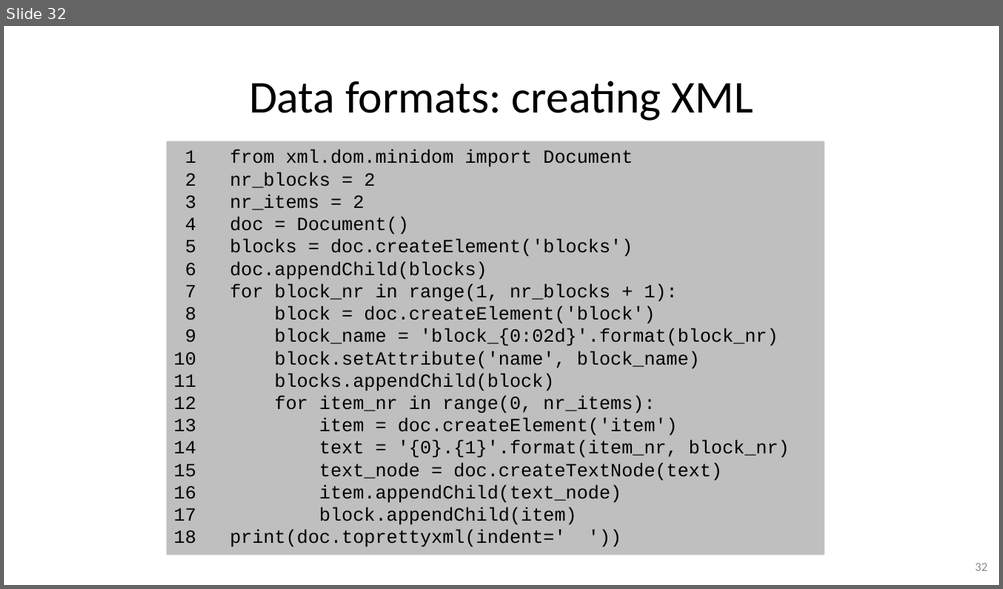
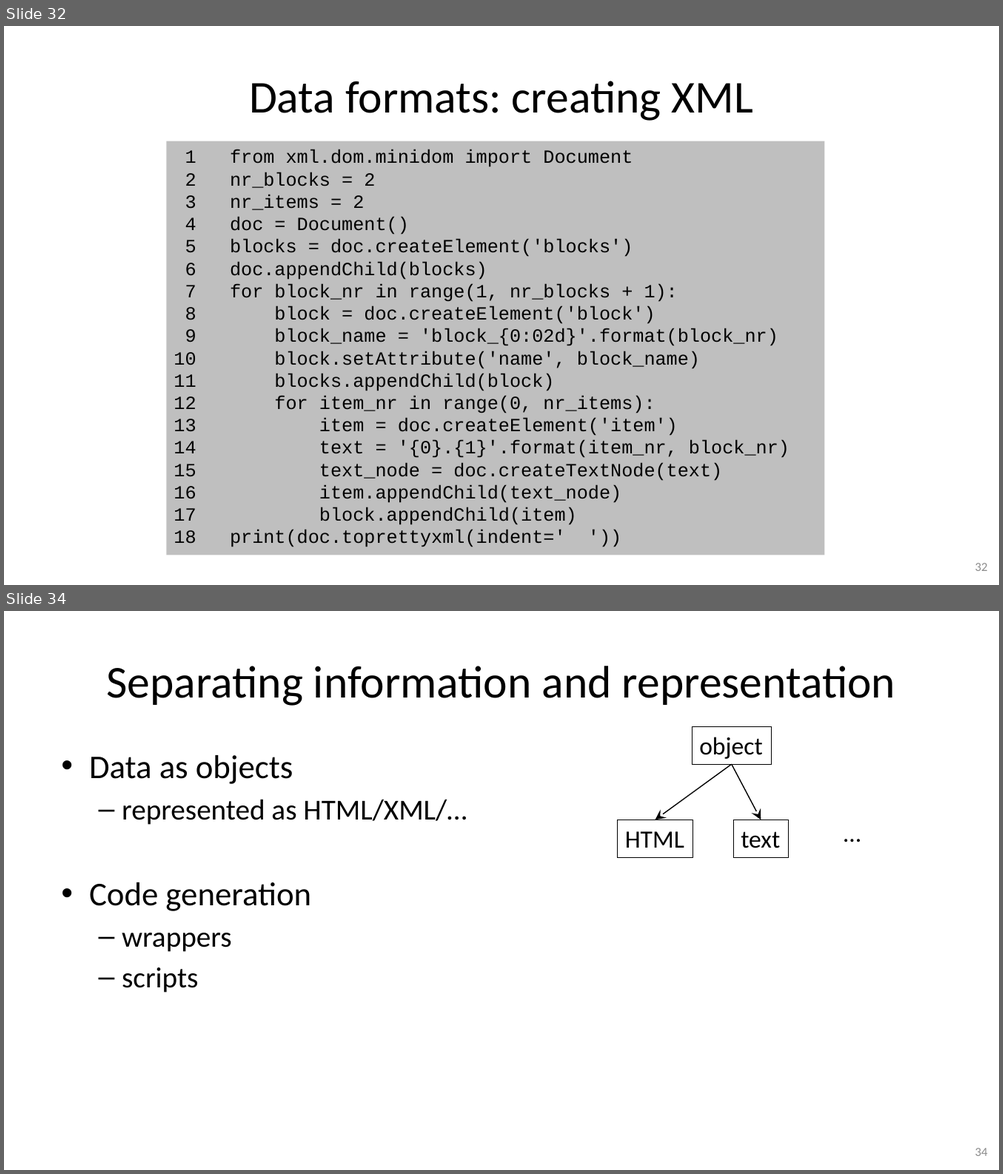
Before and after one commit to gjbex/Python-for-systems-programming, a slide deck: python_for_systems_programming.pptx. Shown one above the other, each under a label of ours: slide 32 before the commit, slides 32 and 34 after it; the slides between them are not shown. The pictures are 1003x589 and 1003x1174 pixels, drawn with LibreOffice and Linux fonts; fonts in the diff are those of the drawing. Boxes give left, top, right and bottom in pixels: in the first picture for what was removed or moved away, otherwise in the second. Text is boxed around its words. In the diff, an @@ line names an element or a change of style, - is before the commit and + after.

```diff
--- a/python_for_systems_programming.pptx
+++ b/python_for_systems_programming.pptx
@@ slide 34 added at [4,611,999,1170], background #FFFFFF @@
@@ title added at [106,666,895,706], 44 pt, text #000000 @@
+Separating information and representation
@@ text added at [89,755,466,993], 28 pt, text #000000 @@
+• Data as objects
+  – represented as HTML/XML/…
+• Code generation
+  – wrappers
+  – scripts
@@ group added at [617,726,869,857]: 3 rectangles, 2 arrows, 1 text @@
+object
+HTML
+text
+…
@@ page number added at [975,1148,987,1156], 12 pt, text #8C8C8C @@
+34
```
Also in this commit, not shown: 4 slides changed, 5 other slides added.
